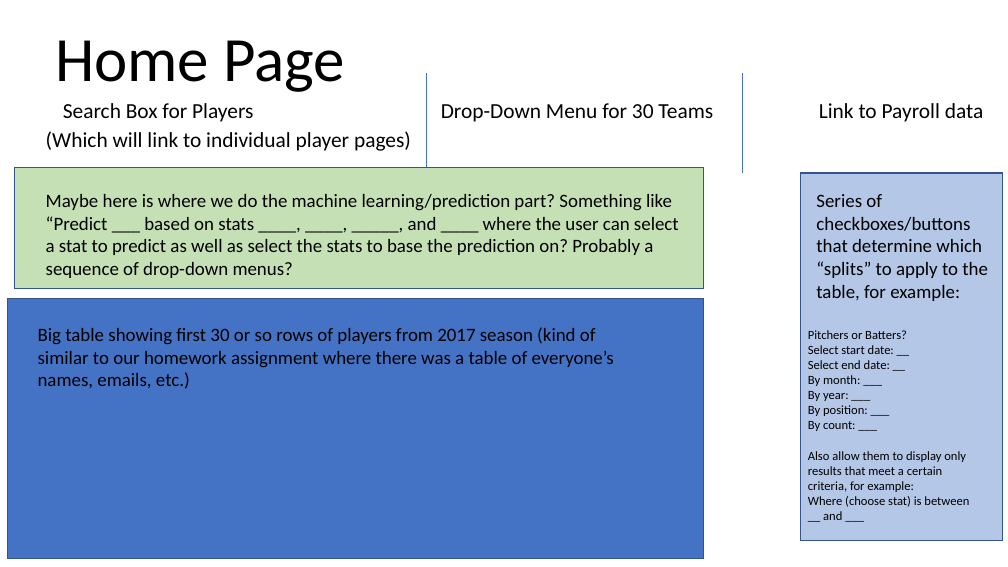
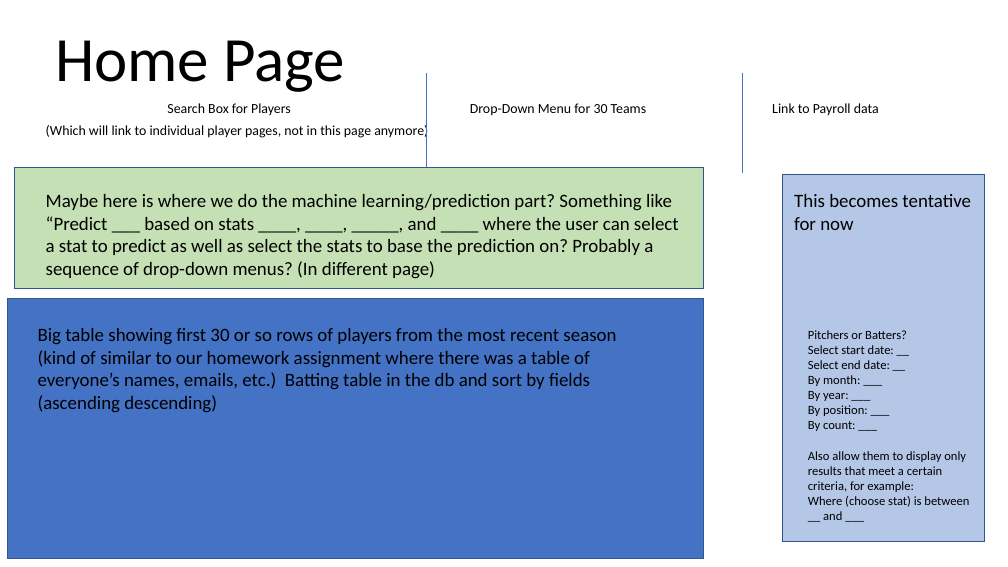
Before and after one commit to johngeyer/CIS550Project, a slide deck: slide 1 of Website template.pptx. Drawn at 1008x567 pixels with LibreOffice and Linux fonts; fonts in the diff are those of the drawing. Boxes give left, top, right and bottom in pixels: in the first picture for what was removed or moved away, otherwise in the second. Text is boxed around its words. In the diff, an @@ line names an element or a change of style, - is before the commit and + after.

```diff
--- a/Website template.pptx
+++ b/Website template.pptx
@@ subtitle at <box>167,103,879,116</box>: size 20.4 to 13.2 pt in "Search Box for Players Drop-Down Menu for ..." @@
@@ subtitle at <box>46,124,428,140</box>: text changed; size 20.4 to 13.2 pt @@
-(Which will link to individual player pages)
+(Which will link to individual player pages, not in this page anymore)
@@ rectangle: place and size @@
-rectangle at <box>801,173,1003,541</box>
+rectangle at <box>783,174,985,542</box>
@@ text at <box>46,194,679,279</box>: text changed @@
-Maybe here is where we do the machine learning/prediction part? Something like “Predict ___ based on stats ____, ____, _____, and ____ where the user can select a stat to predict as well as select the stats to base the prediction on? Probably a sequence of drop-down menus?
+Maybe here is where we do the machine learning/prediction part? Something like “Predict ___ based on stats ____, ____, _____, and ____ where the user can select a stat to predict as well as select the stats to base the prediction on? Probably a sequence of drop-down menus? (In different page)
@@ text at <box>794,194,971,230</box>: text changed @@
-Series of checkboxes/buttons that determine which “splits” to apply to the table, for example:
+This becomes tentative for now
@@ text at <box>38,328,616,413</box>: text changed @@
-Big table showing first 30 or so rows of players from 2017 season (kind of similar to our homework assignment where there was a table of everyone’s names, emails, etc.)
+Big table showing first 30 or so rows of players from the most recent season (kind of similar to our homework assignment where there was a table of everyone’s names, emails, etc.) Batting table in the db and sort by fields (ascending descending)
```
Also in this commit, not shown: 4 other files.
